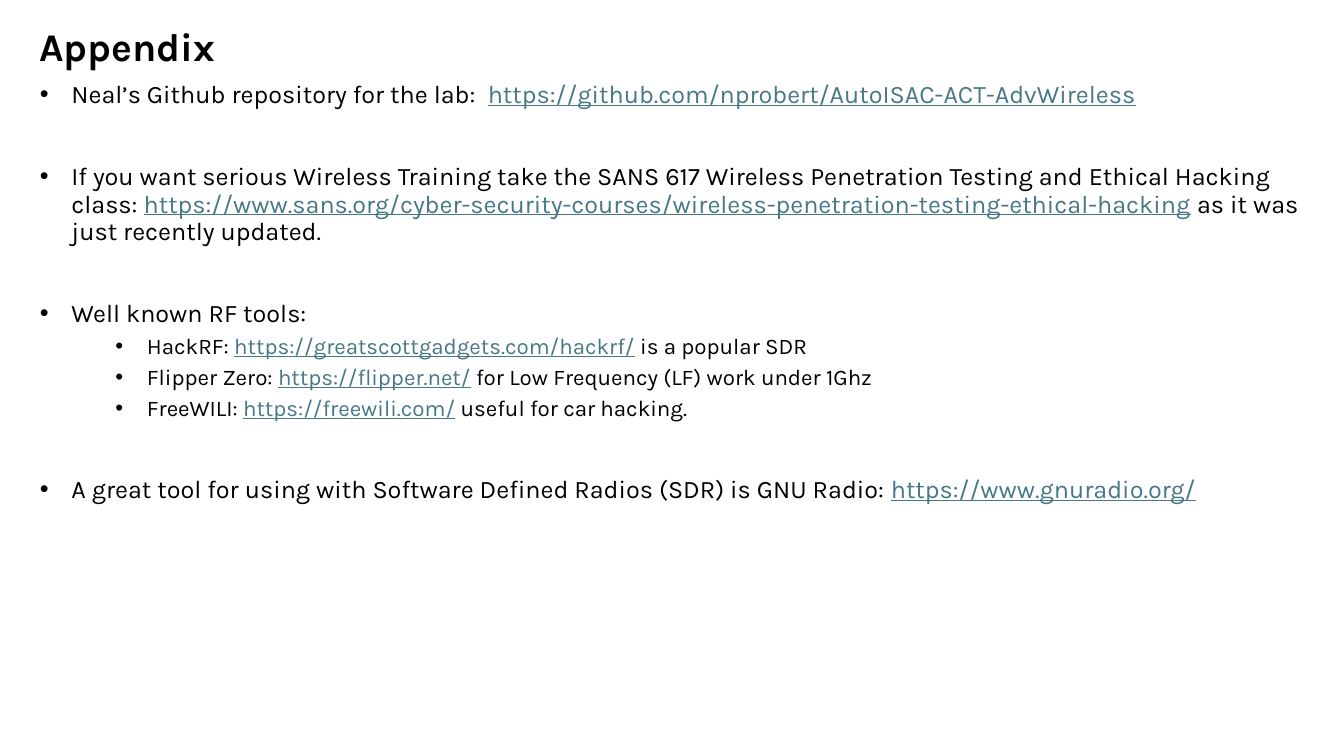
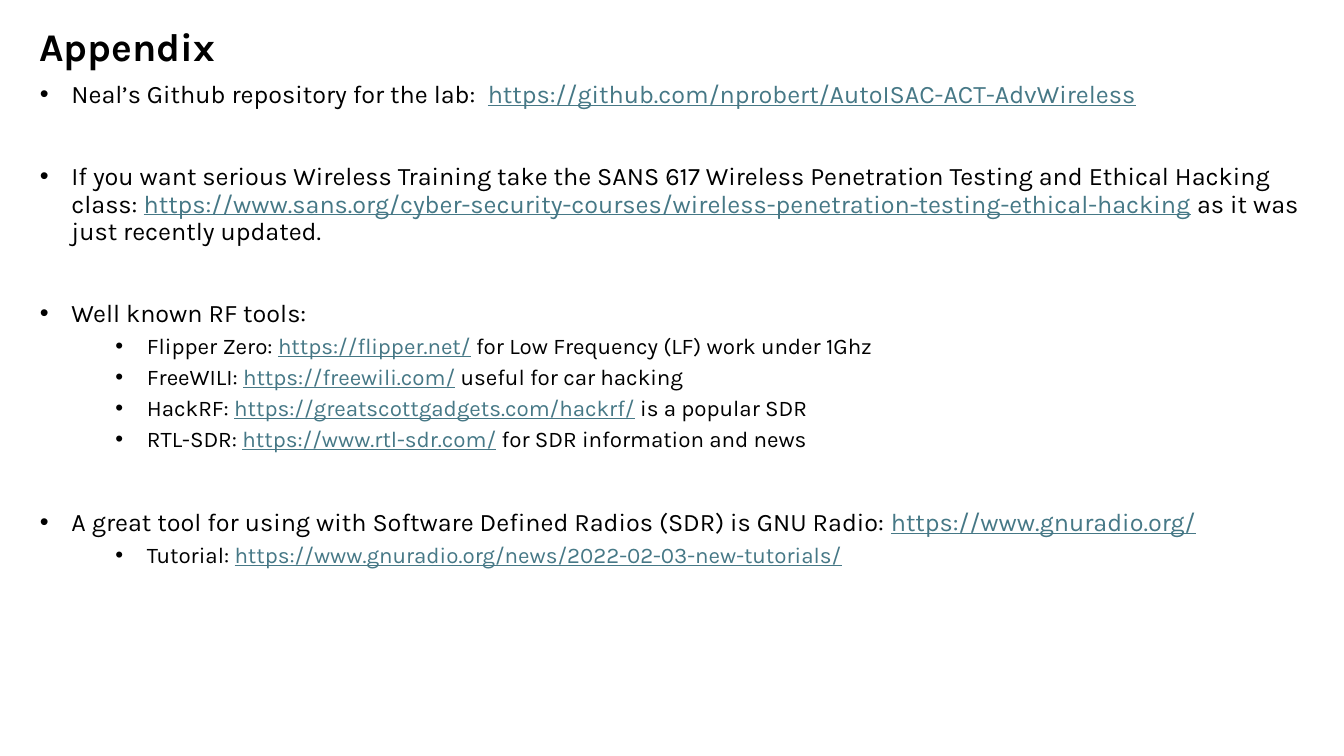
Before and after one commit to nprobert/AutoISAC-ACT-AdvWireless, a slide deck: slide 9 of 1 ACT AW - Intro.pptx. Drawn at 1344x756 pixels with LibreOffice and Linux fonts; fonts in the diff are those of the drawing. Boxes give left, top, right and bottom in pixels: in the first picture for what was removed or moved away, otherwise in the second. Text is boxed around its words. In the diff, an @@ line names an element or a change of style, - is before the commit and + after.

```diff
--- a/1 ACT AW - Intro.pptx
+++ b/1 ACT AW - Intro.pptx
@@ text at (147,337,872,391): paragraphs added @@
+  • Flipper Zero: https://flipper.net/ for Low Frequency (LF) work under 1Ghz
+  • FreeWILI: https://freewili.com/ useful for car hacking
@@ text at (147,430,807,453): text changed @@
-  • Flipper Zero: https://flipper.net/ for Low Frequency (LF) work under 1Ghz
-  • FreeWILI: https://freewili.com/ useful for car hacking.
+  • RTL-SDR: https://www.rtl-sdr.com/ for SDR information and news
@@ text at (147,546,842,569): paragraph added @@
+  • Tutorial: https://www.gnuradio.org/news/2022-02-03-new-tutorials/
```
Also in this commit, not shown: 2 other slides changed, 2 other files.
